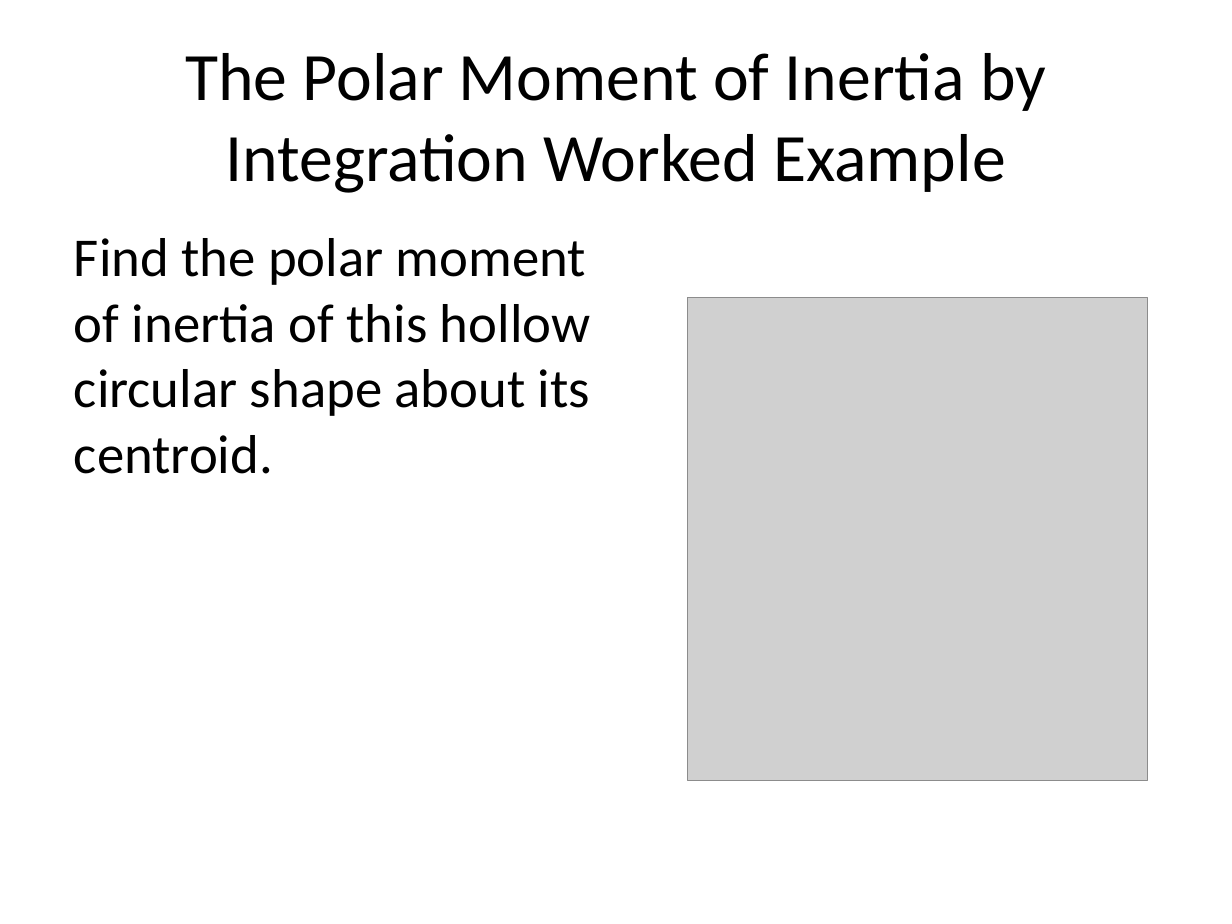
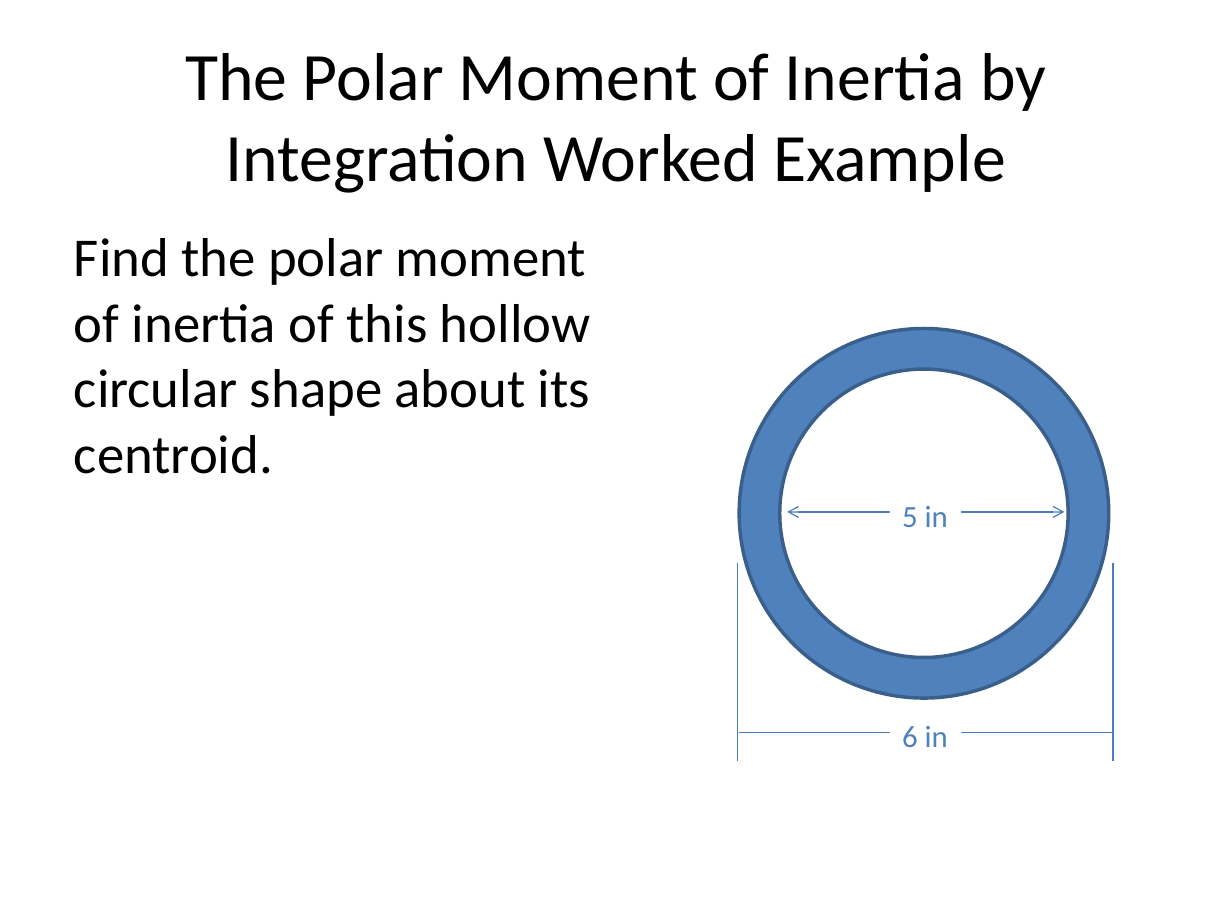
Before and after one commit to JacobMoore/mechanics_textbook, a slide deck: slide 18 of Lecture Slides/VideoLectureSlides/A_2.5.pptx. Drawn at 1232x924 pixels with LibreOffice and Linux fonts; fonts in the diff are those of the drawing; grey boxes stand for pictures. Boxes give left, top, right and bottom in pixels: in the first picture for what was removed or moved away, otherwise in the second. Text is boxed around its words. In the diff, an @@ line names an element or a change of style, - is before the commit and + after.

Commit message:
Added Worked Problems and error fixes

```diff
--- a/Lecture Slides/VideoLectureSlides/A_2.5.pptx
+++ b/Lecture Slides/VideoLectureSlides/A_2.5.pptx
@@ picture removed at box(687, 298, 1147, 781) @@
@@ donut added at box(739, 329, 1109, 699), fill #4F81BD, outline #3A5F8C 2 pt @@
@@ text added at box(902, 506, 948, 527), 18 pt, text #4F81BD @@
+5 in
@@ double arrow added from (1064, 513) to (787, 513), #4B7EBC 0.75 pt @@
@@ line added from (738, 563) to (738, 760), #4B7EBC 0.75 pt @@
@@ line added from (1112, 563) to (1112, 760), #4B7EBC 0.75 pt @@
@@ line added from (1112, 733) to (739, 733), #4B7EBC 0.75 pt @@
@@ text added at box(902, 726, 948, 747), 18 pt, text #4F81BD @@
+6 in
```
Also in this commit, not shown: 7 other slides changed, 37 other files.
